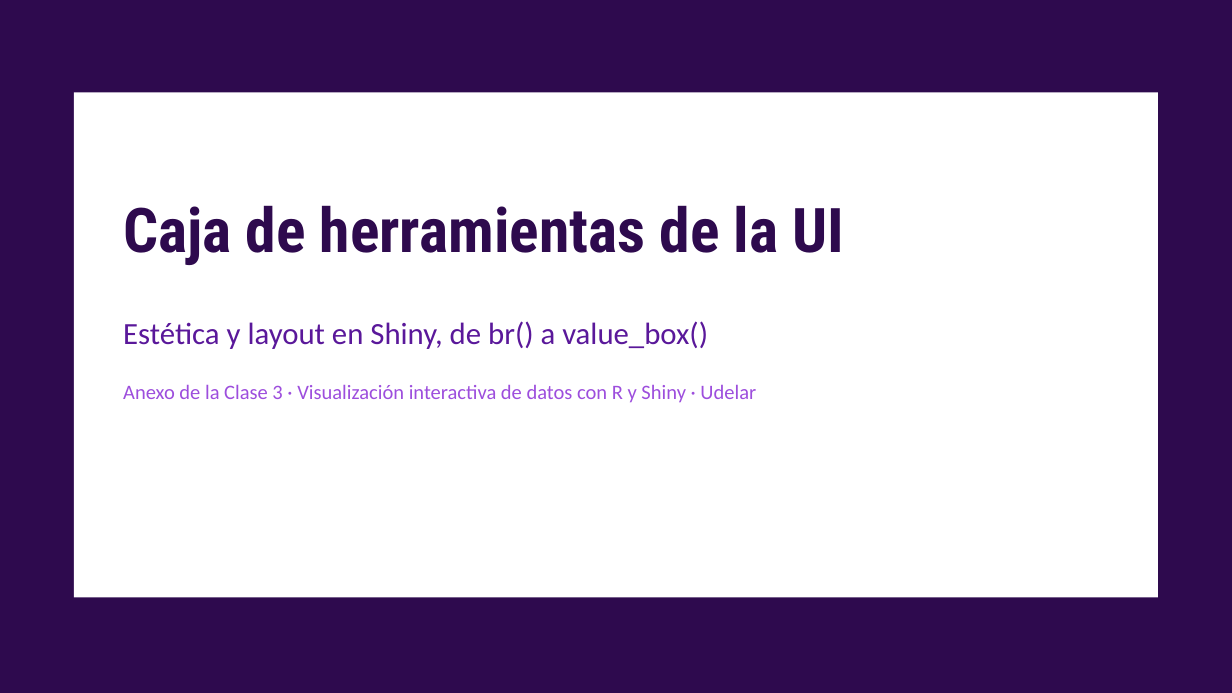
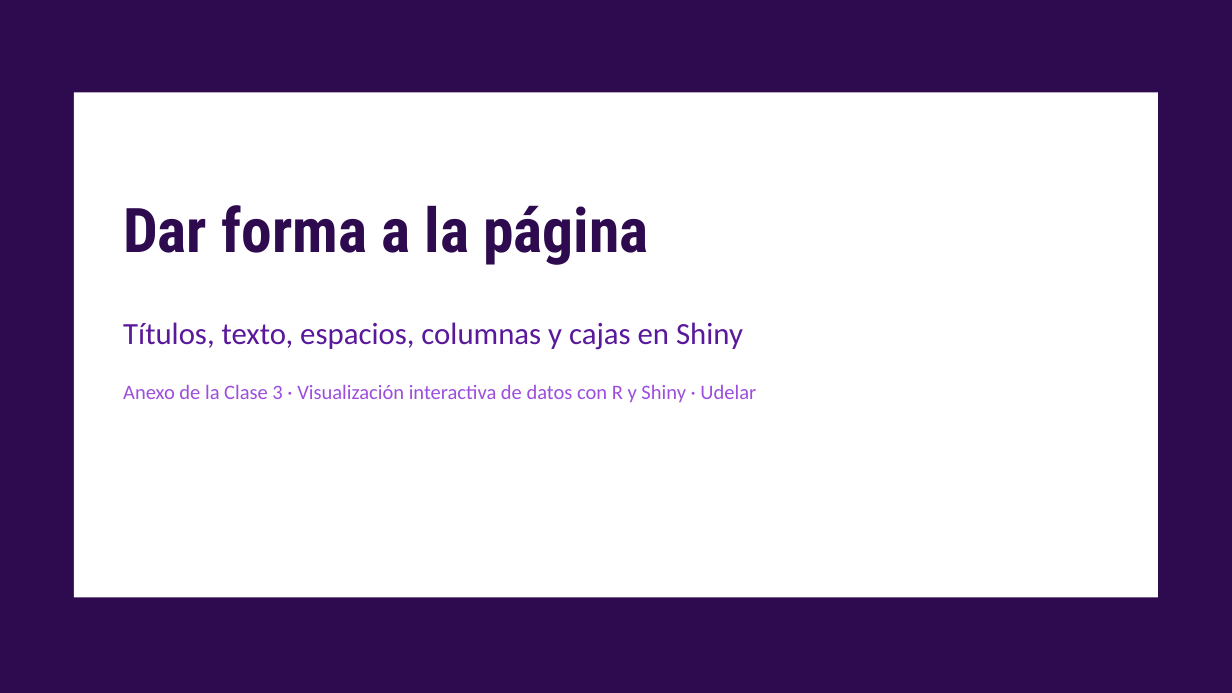
Before and after one commit to nahura99/visualizacion_datos_shiny, a slide deck: slide 1 of clase3/clase3_anexo_ui.pptx. Drawn at 1232x693 pixels with LibreOffice and Linux fonts; fonts in the diff are those of the drawing. Boxes give left, top, right and bottom in pixels: in the first picture for what was removed or moved away, otherwise in the second. Text is boxed around its words. In the diff, an @@ line names an element or a change of style, - is before the commit and + after.

```diff
--- a/clase3/clase3_anexo_ui.pptx
+++ b/clase3/clase3_anexo_ui.pptx
@@ title at (123,205,648,265): text changed @@
-Caja de herramientas de la UI
+Dar forma a la página
@@ text at (123,322,743,350): text changed @@
-Estética y layout en Shiny, de br() a value_box()
+Títulos, texto, espacios, columnas y cajas en Shiny
```
Also in this commit, not shown: 9 slides added, 10 slides removed.
